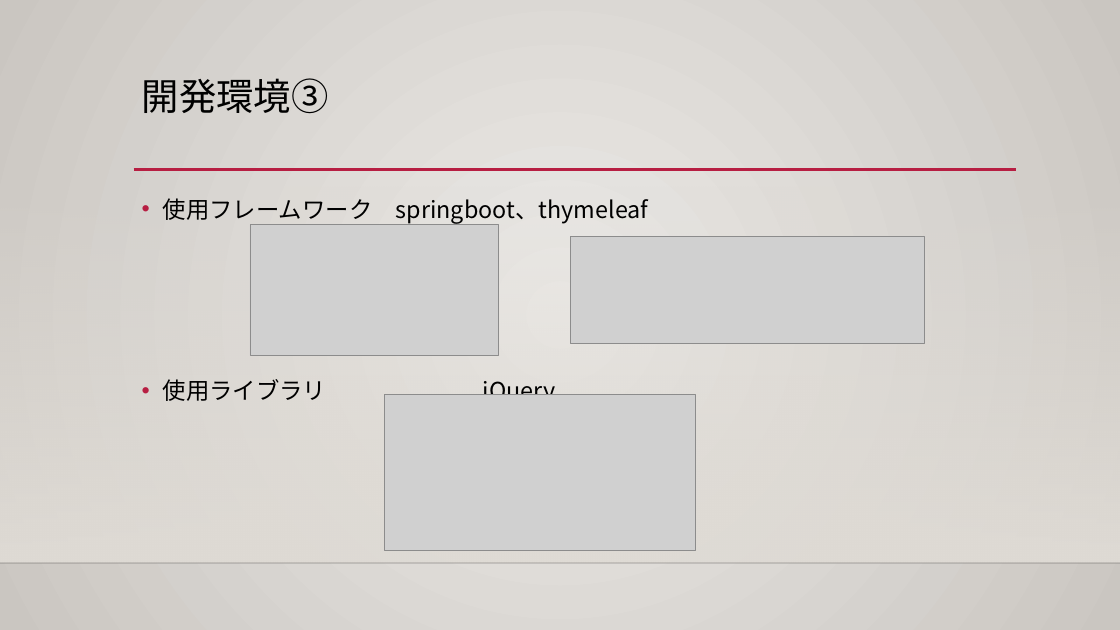
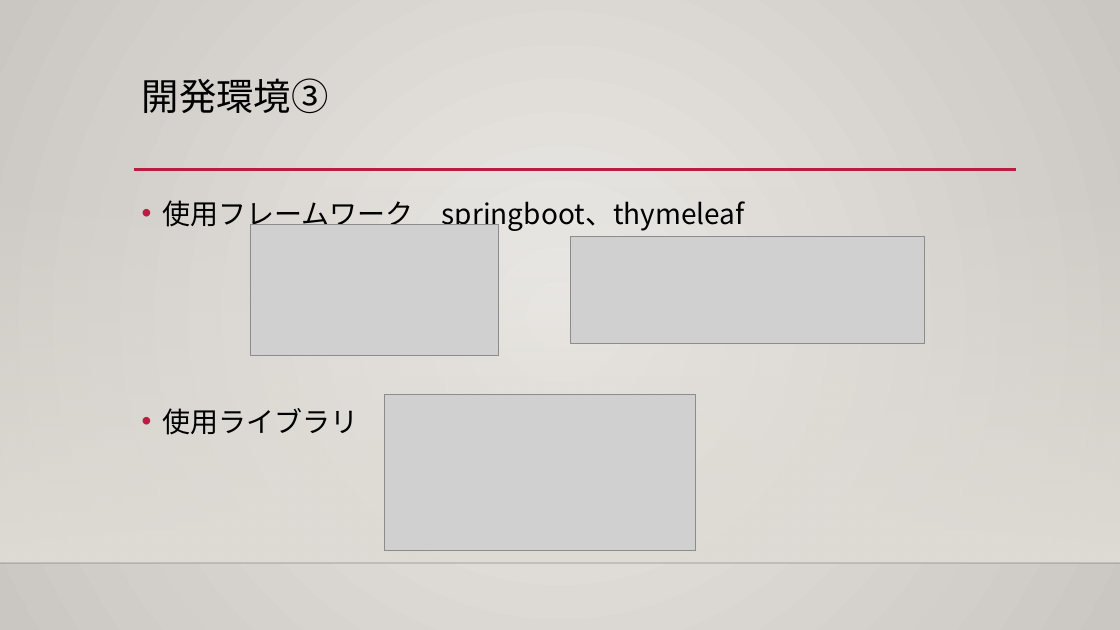
Before and after one commit to niimoti/Spling-database, a slide deck: slide 8 of 発表用_R4A1_more².pptx (slide 9 before the commit). Drawn at 1120x630 pixels with LibreOffice and Linux fonts; fonts in the diff are those of the drawing; grey boxes stand for pictures; background and template pictures are left out. Boxes give left, top, right and bottom in pixels: in the first picture for what was removed or moved away, otherwise in the second. Text is boxed around its words. In the diff, an @@ line names an element or a change of style, - is before the commit and + after.

```diff
--- a/発表用_R4A1_more².pptx
+++ b/発表用_R4A1_more².pptx
@@ text "使用フレームワーク springboot、thymeleaf" at (x1=163, y1=200, x2=745, y2=435): size 20 to 24 pt @@
```
Also in this commit, not shown: 6 other slides changed, 1 slide removed.
